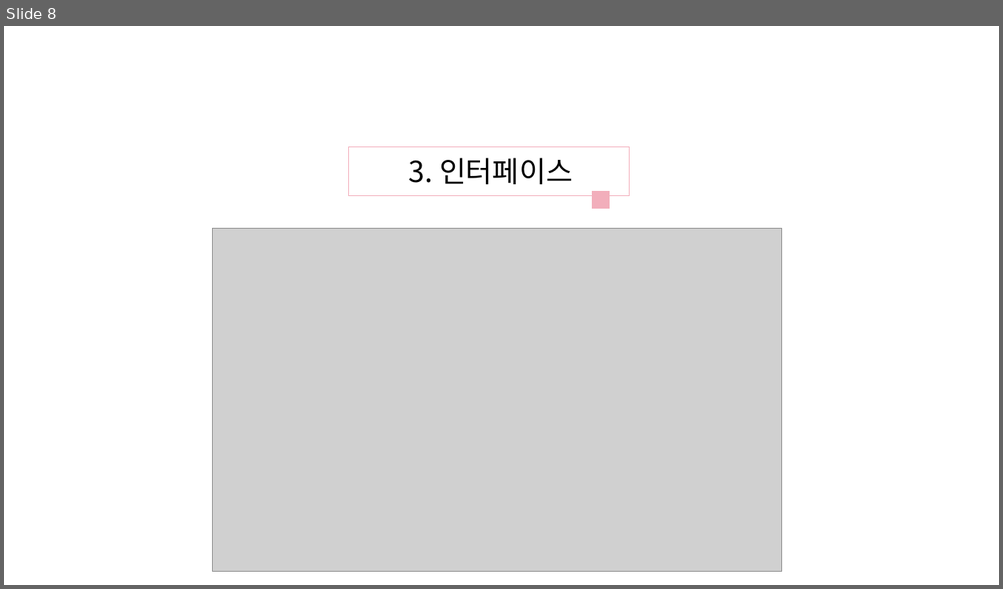
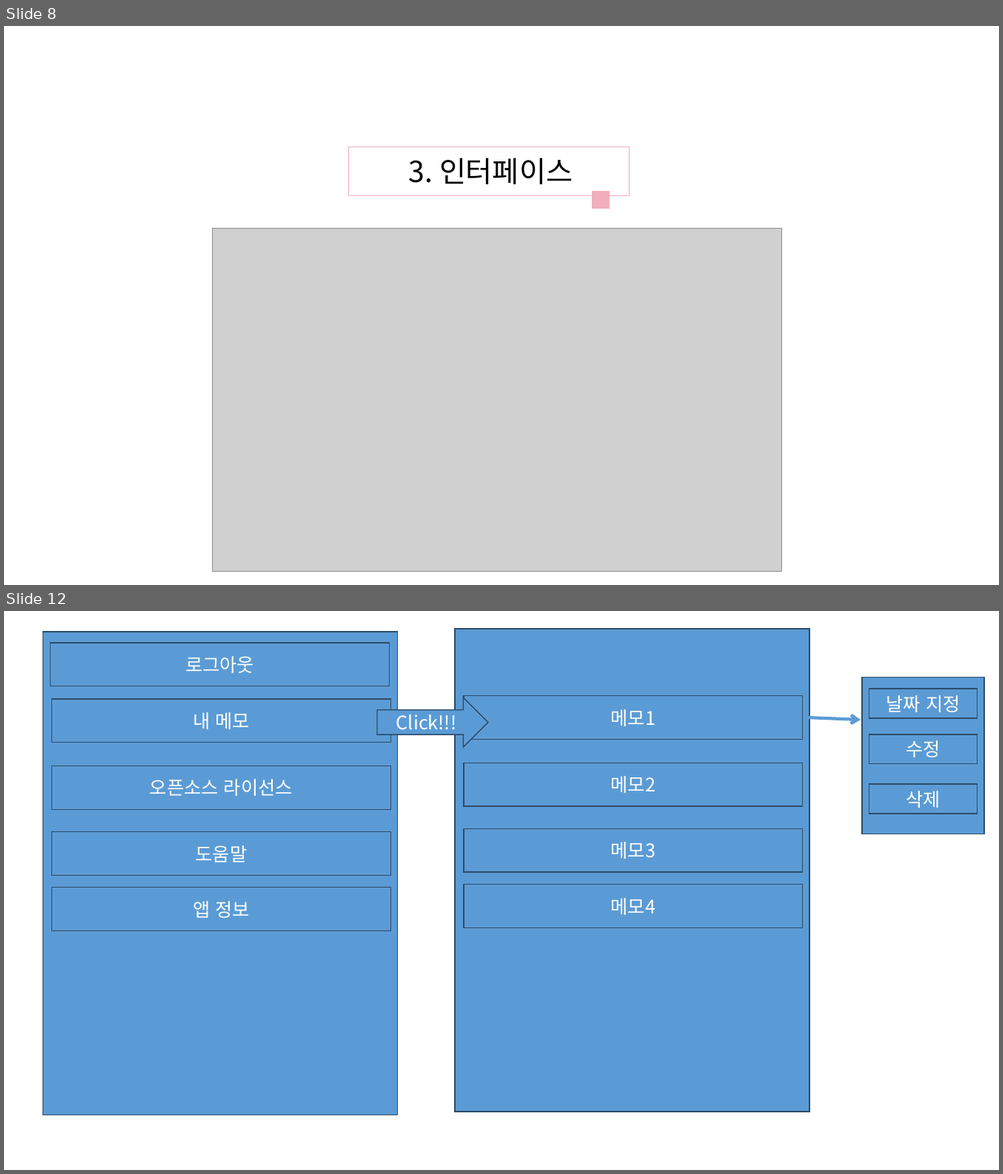
Before and after one commit to bluesky0960/KookMiNi, a slide deck: 오픈소스 기획서ver.1.pptx. Shown one above the other, each under a label of ours: slide 8 before the commit, slides 8 and 12 after it; the slides between them are not shown. The pictures are 1003x589 and 1003x1174 pixels, drawn with LibreOffice and Linux fonts; fonts in the diff are those of the drawing; grey boxes stand for pictures. Boxes give left, top, right and bottom in pixels: in the first picture for what was removed or moved away, otherwise in the second. Text is boxed around its words. In the diff, an @@ line names an element or a change of style, - is before the commit and + after.

```diff
--- a/오픈소스 기획서ver.1.pptx
+++ b/오픈소스 기획서ver.1.pptx
@@ slide 12 added at <box>4,611,999,1170</box>, background #FFFFFF @@
@@ right arrow added at <box>377,698,488,747</box>, fill #5B9BD5, outline #2D4D6A 1 pt, 18 pt, text #FFFFFF @@
+Click!!!
@@ rectangle added at <box>862,678,984,834</box>, fill #5B9BD5, outline #2D4D6A 1 pt @@
@@ rectangle added at <box>869,689,977,718</box>, fill #5B9BD5, outline #2D4D6A 1 pt, 18 pt, text #FFFFFF @@
+날짜 지정
@@ arrow added from (808, 718) to (860, 720), #5B9BD5 3 pt @@
@@ rectangle added at <box>869,735,977,765</box>, fill #5B9BD5, outline #2D4D6A 1 pt, 18 pt, text #FFFFFF @@
+수정
@@ rectangle added at <box>869,784,977,814</box>, fill #5B9BD5, outline #2D4D6A 1 pt, 18 pt, text #FFFFFF @@
+삭제
@@ group added at <box>42,632,397,1116</box>: 6 rectangles @@
+로그아웃
+내 메모
+오픈소스 라이선스
+도움말
+앱 정보
@@ group added at <box>455,629,809,1113</box>: 5 rectangles @@
+메모1
+메모2
+메모3
+메모4
```
Also in this commit, not shown: 2 slides changed, 4 other slides added, 9 slides removed, 1 other file.
